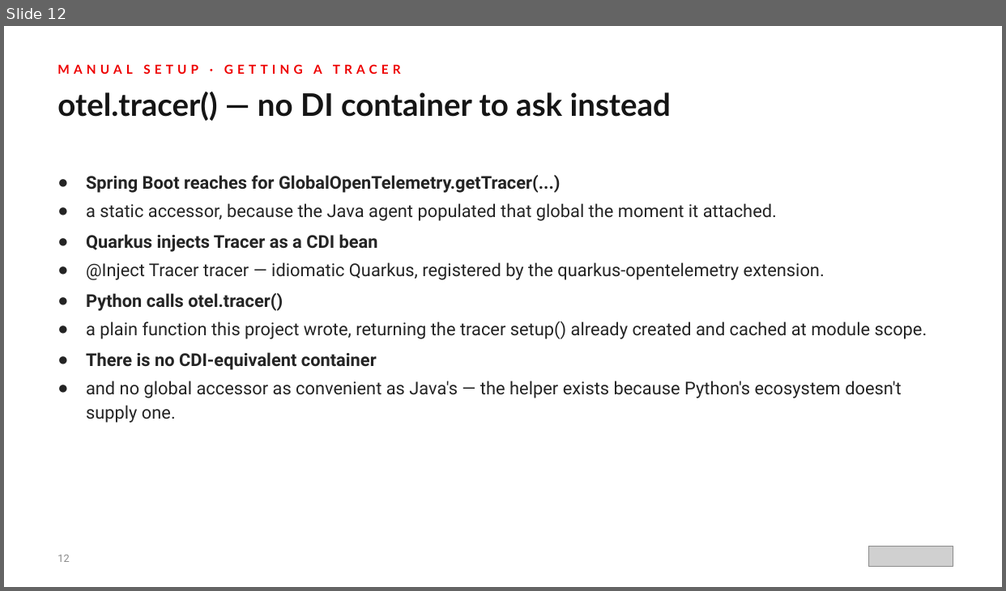
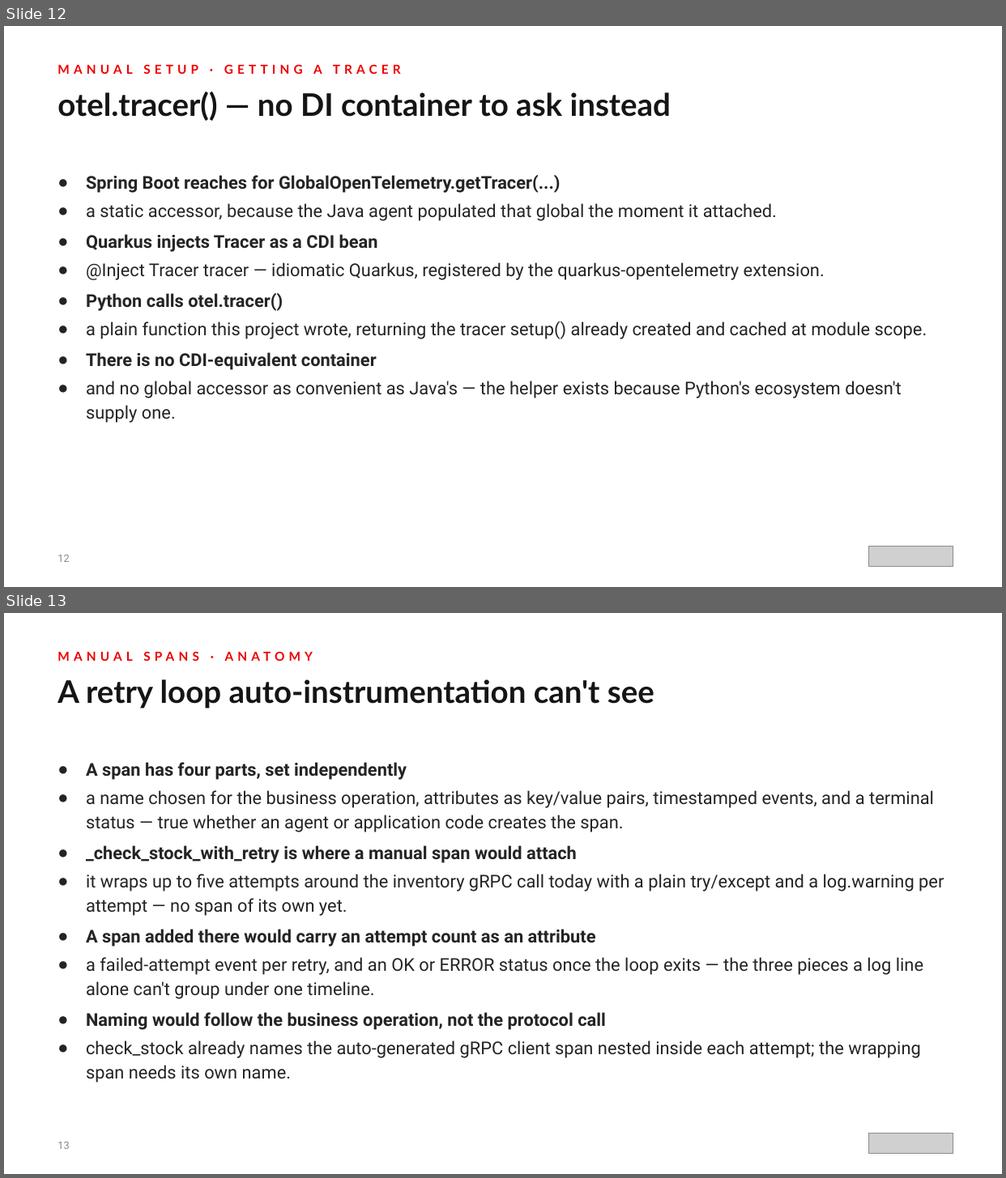
Before and after one commit to patterncatalyst/otel-observability-tutorial, a slide deck: presentations/observability-otel-201-python.pptx. Shown one above the other, each under a label of ours: slide 12 before the commit, slides 12 and 13 after it. The pictures are 1006x591 and 1006x1178 pixels, drawn with LibreOffice and Linux fonts; fonts in the diff are those of the drawing; grey boxes stand for pictures. Boxes give left, top, right and bottom in pixels: in the first picture for what was removed or moved away, otherwise in the second. Text is boxed around its words. In the diff, an @@ line names an element or a change of style, - is before the commit and + after.

```diff
--- a/presentations/observability-otel-201-python.pptx
+++ b/presentations/observability-otel-201-python.pptx
@@ slide 13 added at (4,613,1002,1174), background #FFFFFF @@
@@ text added at (57,651,313,661), 12 pt, text #EE0000, bold @@
+MANUAL SPANS · ANATOMY
@@ text added at (57,679,654,709), 30 pt, text #151515, bold @@
+A retry loop auto-instrumentation can't see
@@ text added at (86,762,944,1083), 17 pt, text #242424 @@
+● A span has four parts, set independently
+● a name chosen for the business operation, attributes as key/value pairs, timestamped events, and a terminal status — true whether an agent or application code creates the span.
+● _check_stock_with_retry is where a manual span would attach
+● it wraps up to five attempts around the inventory gRPC call today with a plain try/except and a log.warning per attempt — no span of its own yet.
+● A span added there would carry an attempt count as an attribute
+● a failed-attempt event per retry, and an OK or ERROR status once the loop exits — the three pieces a log line alone can't group under one timeline.
+● Naming would follow the business operation, not the protocol call
+● check_stock already names the auto-generated gRPC client span nested inside each attempt; the wrapping span needs its own name.
@@ text added at (57,1142,69,1149), 10 pt, text #8A8A8A @@
+13
@@ picture added at (868,1133,953,1153) @@
```
Also in this commit, not shown: 5 slides changed, 1 other slide added, 2 slides removed, 5 other files.
